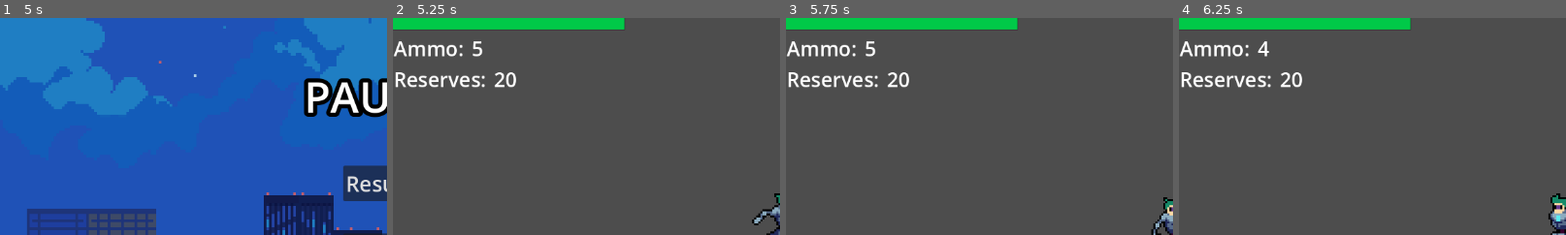
Above: before the commit, frames 1-4 (left to right).
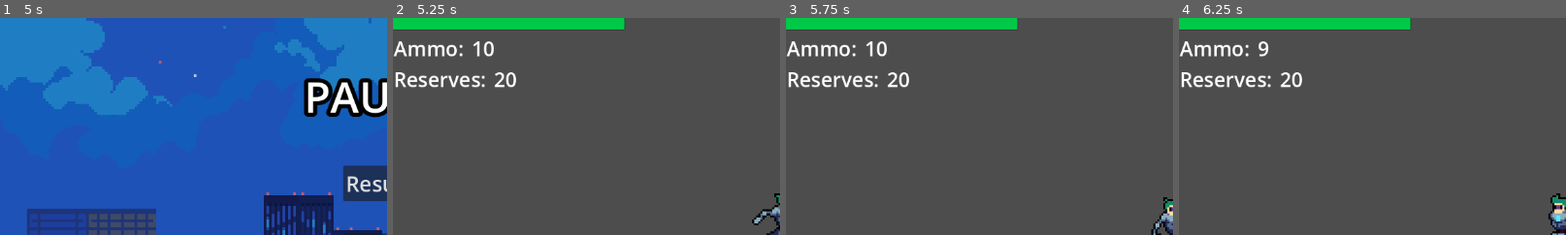
Above: after the commit, the same moments.

Repository: pranavReddy120/CyberCityV3
Game: Godot game, scene res://Scenes/main_menu.tscn
The game is run twice, just before and just after one commit, with the same random seed, the same clock (stepped at 60 frames per second) and the same inputs.
Inputs:
- Up to frame 1 (5 s): click "Play" at 0.5 s; hold Right (right) 1.28-2.78 s; tap Space (shoot) every 0.75 s from 1.35 to 4.35 s; tap Up (jump) at 1.52, 2.27, 3.77, 4.52 s; hold Left (left) 2.78-3.53 s; hold Right (right) from 3.53 s (still down); tap Escape (esc) at 4.9 s
- Up to frame 2 (5.25 s): release Right (right) at 5 s; click "Restart" at 5 s
- Up to frame 3 (5.75 s): no input
- Up to frame 4 (6.25 s): hold Left (left) from 5.78 s (still down); tap Space (shoot) at 5.85 s; tap Up (jump) at 6.02 s
The pictures show only the part of the screen within x 0-50%, y 0-50%; the shares and areas given below are measured in that part.

Frame 1 is identical in both runs. In frame 2, 0.2% of the frame differs, in the area x 20-27%, y 10-18%; in frame 3, 0.2%; in frame 4, 0.1%.

Commit message:
fixed restarter

Diff:
--- a/Scripts/game_manager.gd
+++ b/Scripts/game_manager.gd
@@ -4,6 +4,7 @@
 var level_2 = preload("res://Scenes/level_2.tscn")
 var max_ammo = 10
 var current_ammo = max_ammo
+var max_reserve = 20
 var reserve_ammo = 20
 
 func start_game():
@@ -20,6 +21,11 @@
 func resume_game():
 	get_tree().paused = false
 
+func restart_game():
+	current_ammo = max_ammo
+	reserve_ammo = max_reserve
+	get_tree().paused = false
+
 func transition_to_scene(scene_path):
 	#we could add a timer here if we wanted to have a loading screen with tips
 	get_tree().change_scene_to_file(scene_path) #changes scene to parameter
--- a/Scripts/pause_menu.gd
+++ b/Scripts/pause_menu.gd
@@ -12,5 +12,5 @@
 
 func _on_restart_button_pressed():
 	get_tree().reload_current_scene()
-	GameManager.resume_game()
+	GameManager.restart_game()
 	queue_free()
